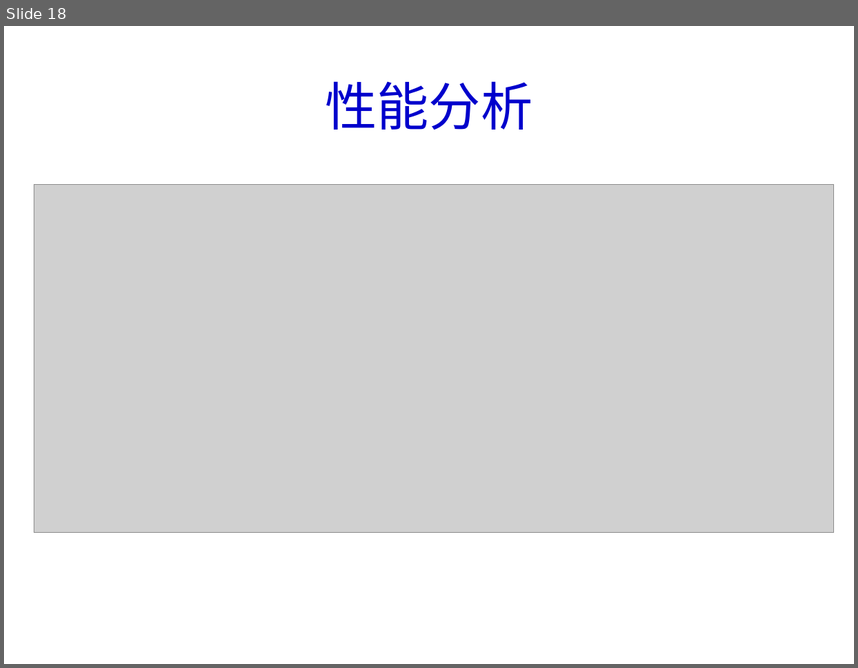
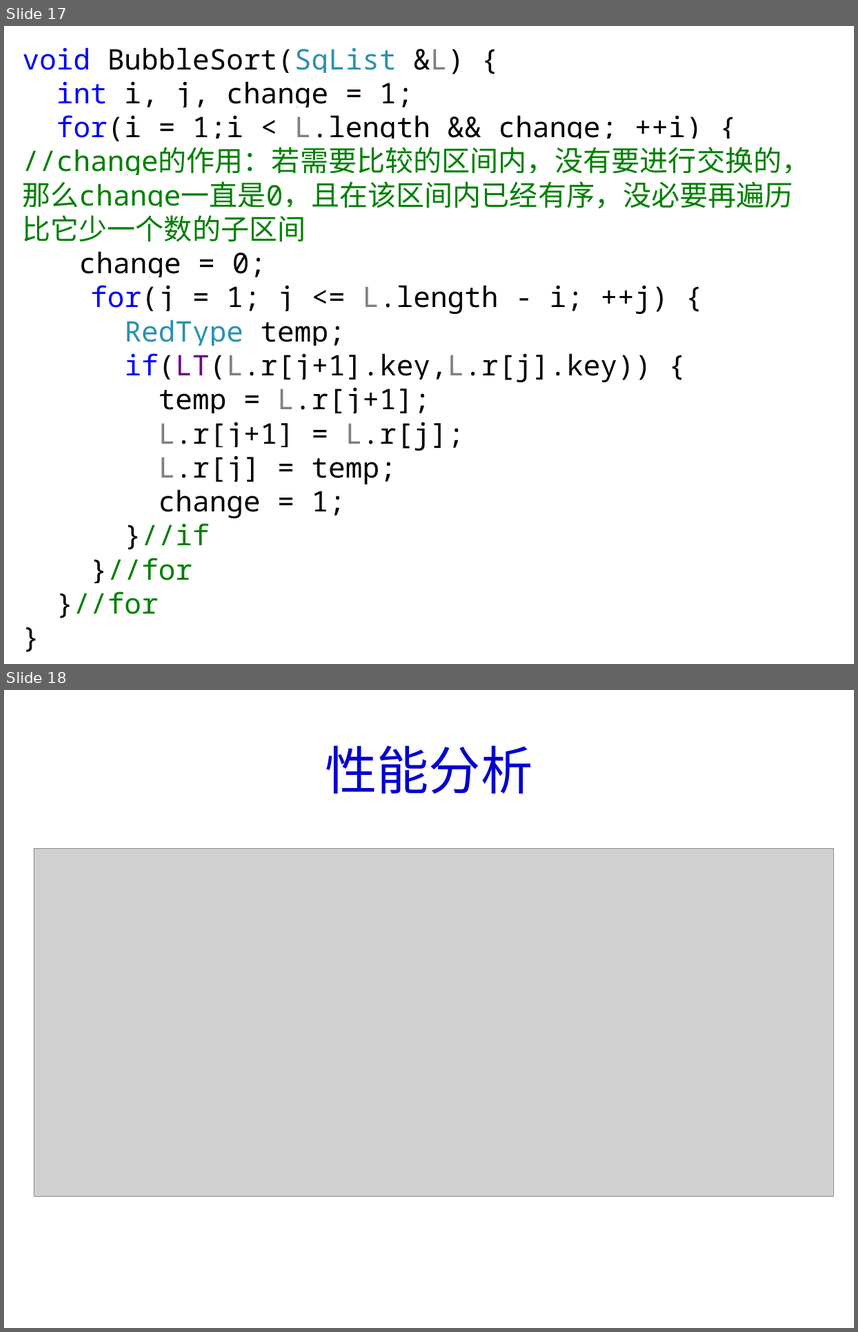
Before and after one commit to Gempittance/Data_Structur_Build, a slide deck: 数据结构PPT/ds10.pptx. Shown one above the other, each under a label of ours: slide 18 before the commit, slides 17 and 18 after it. The pictures are 858x668 and 858x1332 pixels, drawn with LibreOffice and Linux fonts; fonts in the diff are those of the drawing; grey boxes stand for pictures. Boxes give left, top, right and bottom in pixels: in the first picture for what was removed or moved away, otherwise in the second. Text is boxed around its words. In the diff, an @@ line names an element or a change of style, - is before the commit and + after.

```diff
--- a/数据结构PPT/ds10.pptx
+++ b/数据结构PPT/ds10.pptx
@@ slide 17 added at box(4, 26, 854, 664), background #FFFFFF @@
@@ text added at box(23, 47, 811, 618), 24 pt, text #000000 @@
+void BubbleSort(SqList &L) {
+int i, j, change = 1;
+for(i = 1;i < L.length && change; ++i) {
+//change的作用：若需要比较的区间内，没有要进行交换的，那么change一直是0，且在该区间内已经有序，没必要再遍历比它少一个数的子区间
+change = 0;
+for(j = 1; j <= L.length - i; ++j) {
+RedType temp;
+if(LT(L.r[j+1].key,L.r[j].key)) {
+temp = L.r[j+1];
+L.r[j+1] = L.r[j];
+L.r[j] = temp;
+change = 1;
+}//if
+}//for
+}//for
+}
```
Also in this commit, not shown: 6 slides changed, 3 other slides added, 3 slides removed.
